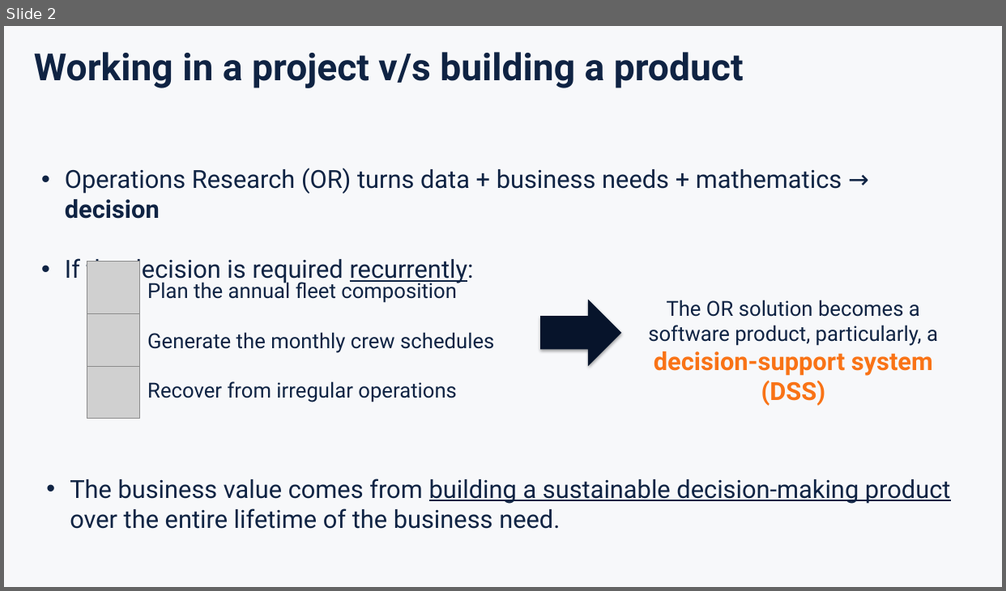
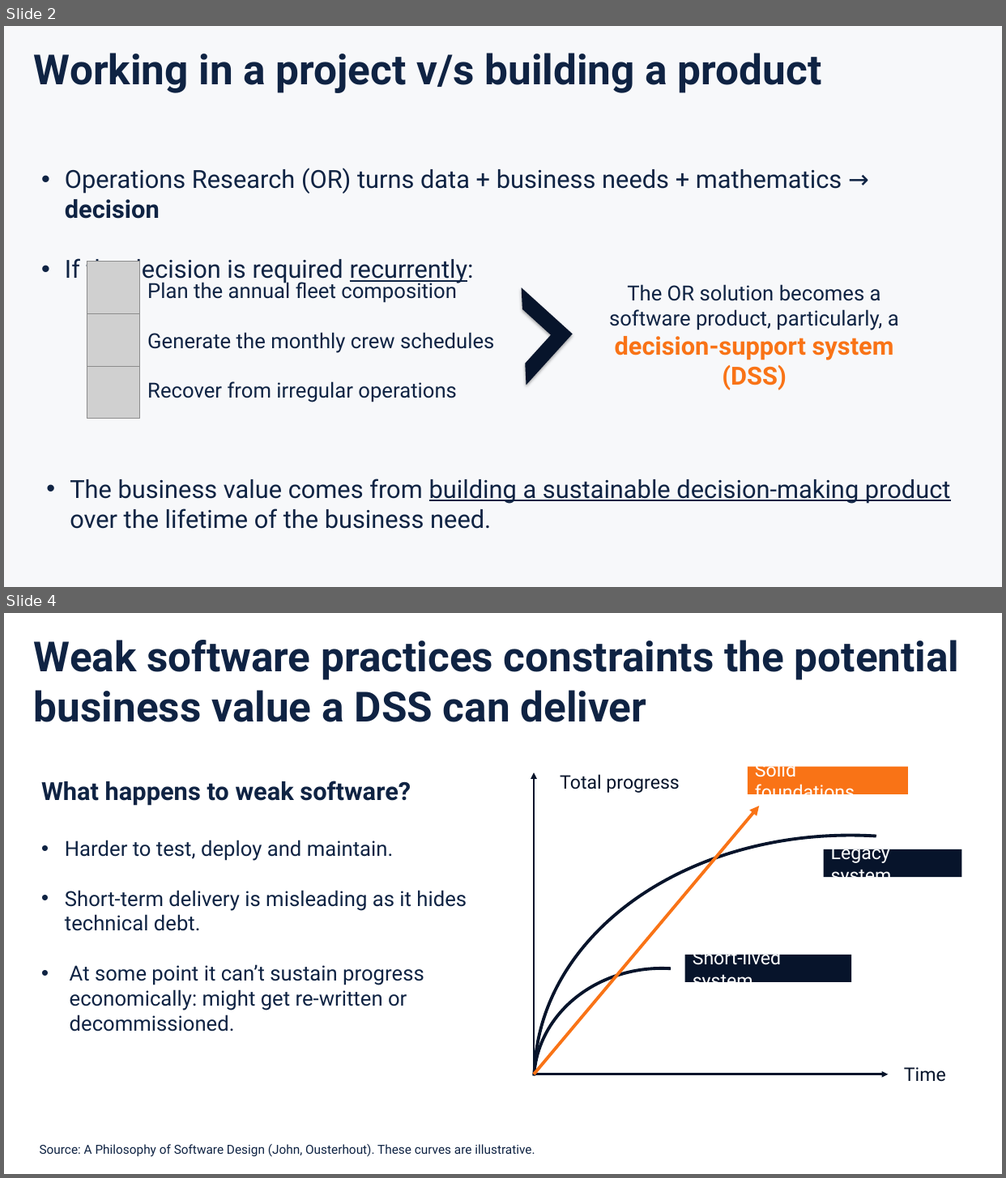
Before and after one commit to sefop/sefop-training-hub, a slide deck: workshops/2026-10-25-agifors-annual-symposium/agifors-sefop.pptx. Shown one above the other, each under a label of ours: slide 2 before the commit, slides 2 and 4 after it; the slides between them are not shown. The pictures are 1006x591 and 1006x1178 pixels, drawn with LibreOffice and Linux fonts; fonts in the diff are those of the drawing; grey boxes stand for pictures. Boxes give left, top, right and bottom in pixels: in the first picture for what was removed or moved away, otherwise in the second. Text is boxed around its words. In the diff, an @@ line names an element or a change of style, - is before the commit and + after.

```diff
--- a/workshops/2026-10-25-agifors-annual-symposium/agifors-sefop.pptx
+++ b/workshops/2026-10-25-agifors-annual-symposium/agifors-sefop.pptx
@@ slide 4 added at [4,613,1002,1174], background #FFFFFF @@
@@ text added at [34,640,960,722], 40 pt, text #0F2343, bold @@
+Weak software practices constraints the potential business value a DSS can deliver
@@ text added at [41,781,467,1032], 20 pt, text #0F2343 @@
+What happens to weak software?
+• Harder to test, deploy and maintain.
+• Short-term delivery is misleading as it hides technical debt.
+• At some point it can’t sustain progress economically: might get re-written or decommissioned.
@@ arrow added from (534, 1075) to (534, 773), #07142B 2 pt @@
@@ text added at [560,774,679,793], 18 pt, text #07142B @@
+Total progress
@@ rectangle added at [748,766,908,794], fill #F97316, 18 pt, text #FFFFFF @@
+Solid foundations
@@ arrow added from (534, 1075) to (760, 806), #F97316 3 pt @@
@@ arc (boxed as its full ellipse) added at [519,815,1002,1174], outline #07142B 3 pt @@
@@ rectangle added at [824,850,962,877], fill #07142B, 18 pt, text #FFFFFF @@
+Legacy system
@@ arc (boxed as its full ellipse) added at [527,961,800,1174], outline #07142B 3 pt @@
@@ rectangle added at [685,955,851,983], fill #07142B, 18 pt, text #FFFFFF @@
+Short-lived system
@@ text added at [904,1067,946,1082], 18 pt, text #07142B @@
+Time
@@ arrow added from (534, 1075) to (889, 1075), #07142B 2 pt @@
@@ text added at [40,1144,535,1157], 12 pt, text #0F2343 @@
+Source: A Philosophy of Software Design (John, Ousterhout). These curves are illustrative.
@@ slide 2 changed as well @@
@@ text "Working in a project v/s ..." at [34,53,821,93]: size 36 to 40 pt @@
@@ half frame added at [475,288,572,386], fill #07142B @@
@@ text "The OR solution becomes a ...": place and size @@
-text "The OR solution becomes a ..." at [648,300,938,406]
+text "The OR solution becomes a ..." at [609,284,899,390]
@@ right arrow removed at [541,299,621,366] @@
@@ text at [70,479,951,529]: text changed @@
-• The business value comes from building a sustainable decision-making product over the entire lifetime of the business need.
+• The business value comes from building a sustainable decision-making product over the lifetime of the business need.
```
Also in this commit, not shown: 1 other slide changed, 9 other slides added, 11 slides removed, 1 other file.
